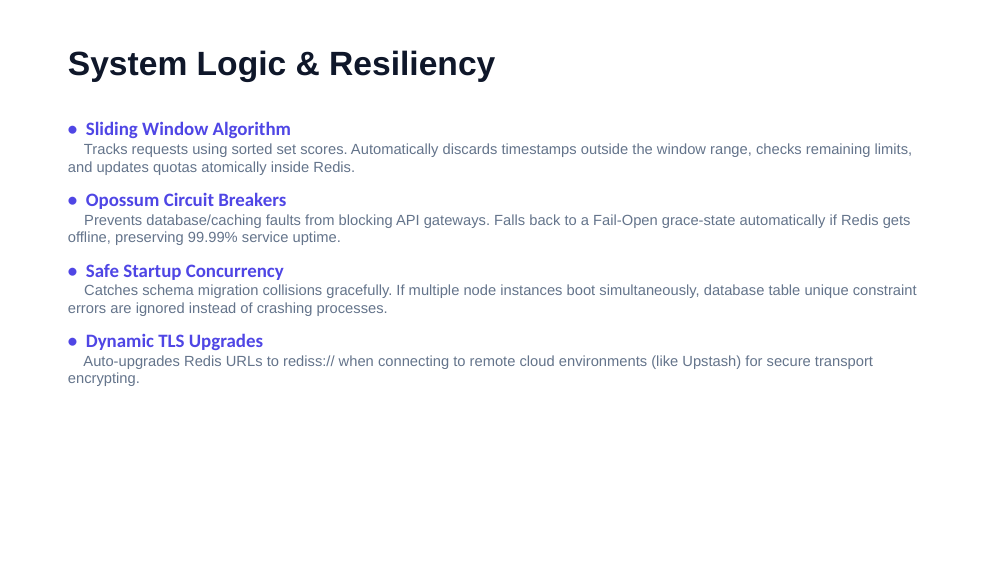
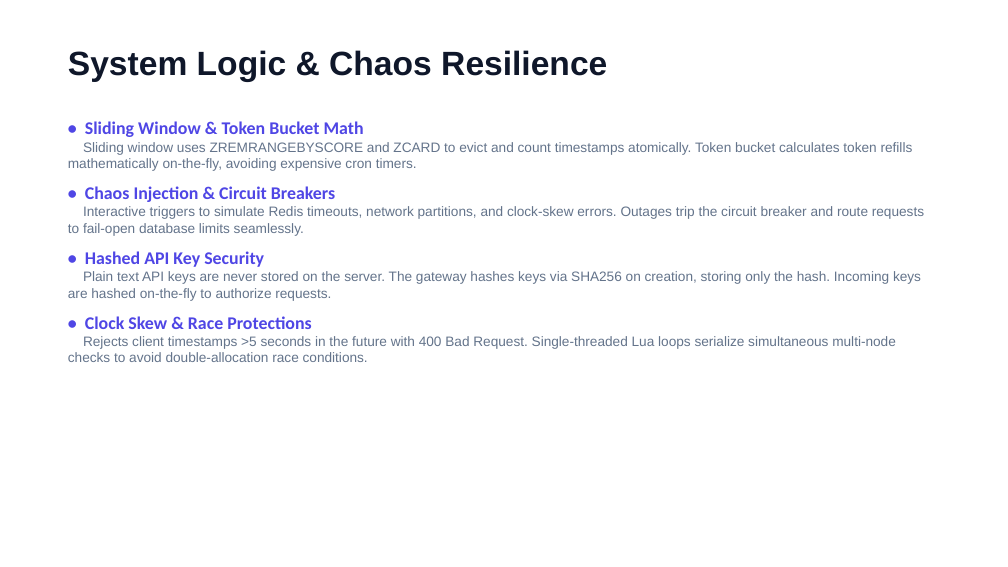
Before and after one commit to nikhil-codes-tech/rate_limiter, a slide deck: slide 4 of rate_limiter_presentation.pptx. Drawn at 1008x567 pixels with LibreOffice and Linux fonts; fonts in the diff are those of the drawing. Boxes give left, top, right and bottom in pixels: in the first picture for what was removed or moved away, otherwise in the second. Text is boxed around its words. In the diff, an @@ line names an element or a change of style, - is before the commit and + after.

Commit message:
Update PPTX presentation with Token Bucket and Chaos telemetry slides

```diff
--- a/rate_limiter_presentation.pptx
+++ b/rate_limiter_presentation.pptx
@@ text at (68, 50, 607, 82): text changed @@
-System Logic & Resiliency
+System Logic & Chaos Resilience
@@ text at (68, 121, 924, 362): text changed; size 14 to 13 pt @@
-• Sliding Window Algorithm
-Tracks requests using sorted set scores. Automatically discards timestamps outside the window range, checks remaining limits, and updates quotas atomically inside Redis.
-• Opossum Circuit Breakers
-Prevents database/caching faults from blocking API gateways. Falls back to a Fail-Open grace-state automatically if Redis gets offline, preserving 99.99% service uptime.
-• Safe Startup Concurrency
-Catches schema migration collisions gracefully. If multiple node instances boot simultaneously, database table unique constraint errors are ignored instead of crashing processes.
-• Dynamic TLS Upgrades
-Auto-upgrades Redis URLs to rediss:// when connecting to remote cloud environments (like Upstash) for secure transport encrypting.
+• Sliding Window & Token Bucket Math
+Sliding window uses ZREMRANGEBYSCORE and ZCARD to evict and count timestamps atomically. Token bucket calculates token refills mathematically on-the-fly, avoiding expensive cron timers.
+• Chaos Injection & Circuit Breakers
+Interactive triggers to simulate Redis timeouts, network partitions, and clock-skew errors. Outages trip the circuit breaker and route requests to fail-open database limits seamlessly.
+• Hashed API Key Security
+Plain text API keys are never stored on the server. The gateway hashes keys via SHA256 on creation, storing only the hash. Incoming keys are hashed on-the-fly to authorize requests.
+• Clock Skew & Race Protections
+Rejects client timestamps >5 seconds in the future with 400 Bad Request. Single-threaded Lua loops serialize simultaneous multi-node checks to avoid double-allocation race conditions.
```
Also in this commit, not shown: 4 other slides changed, 2 slides added, 2 slides removed, 1 other file.
